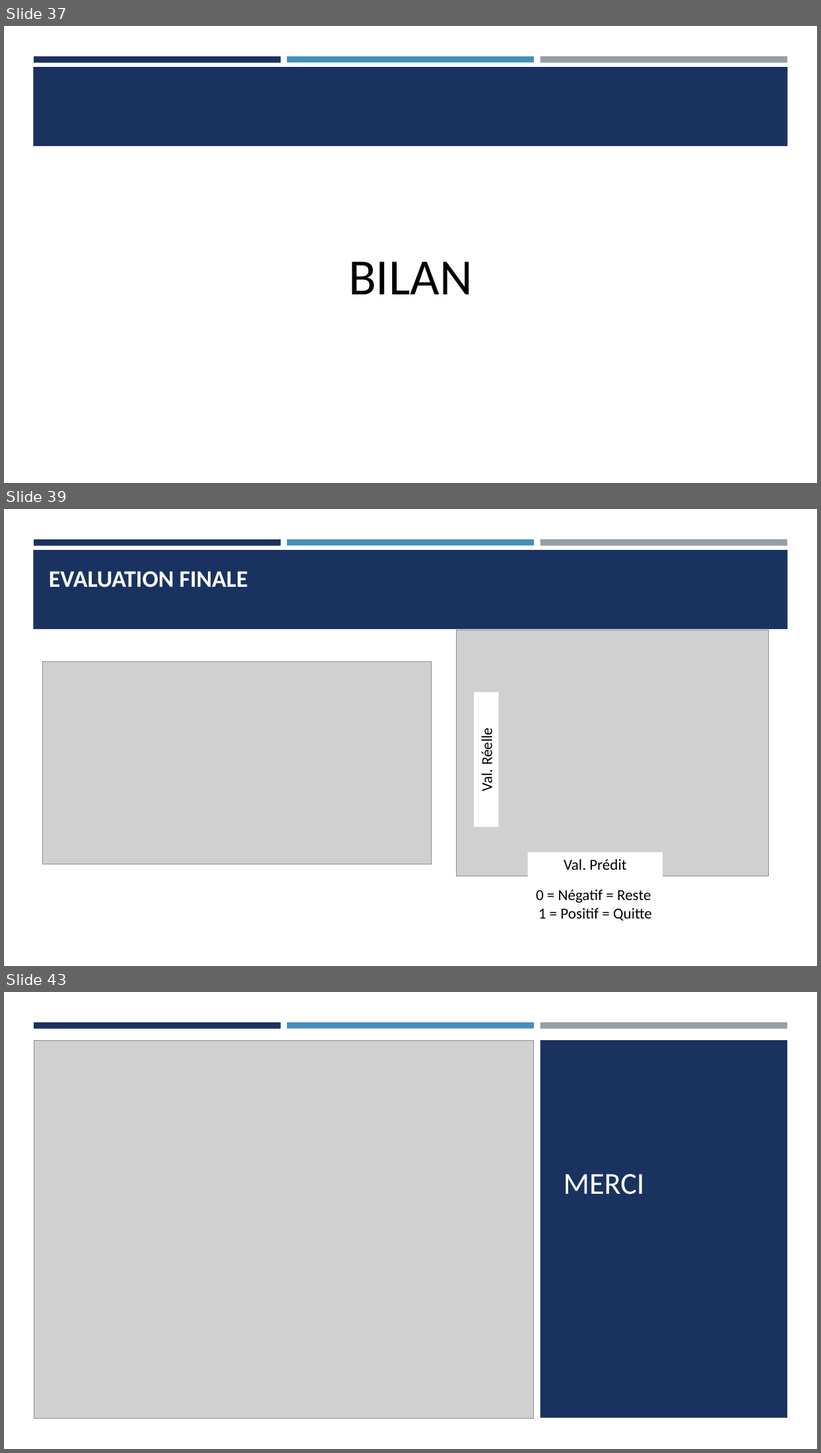
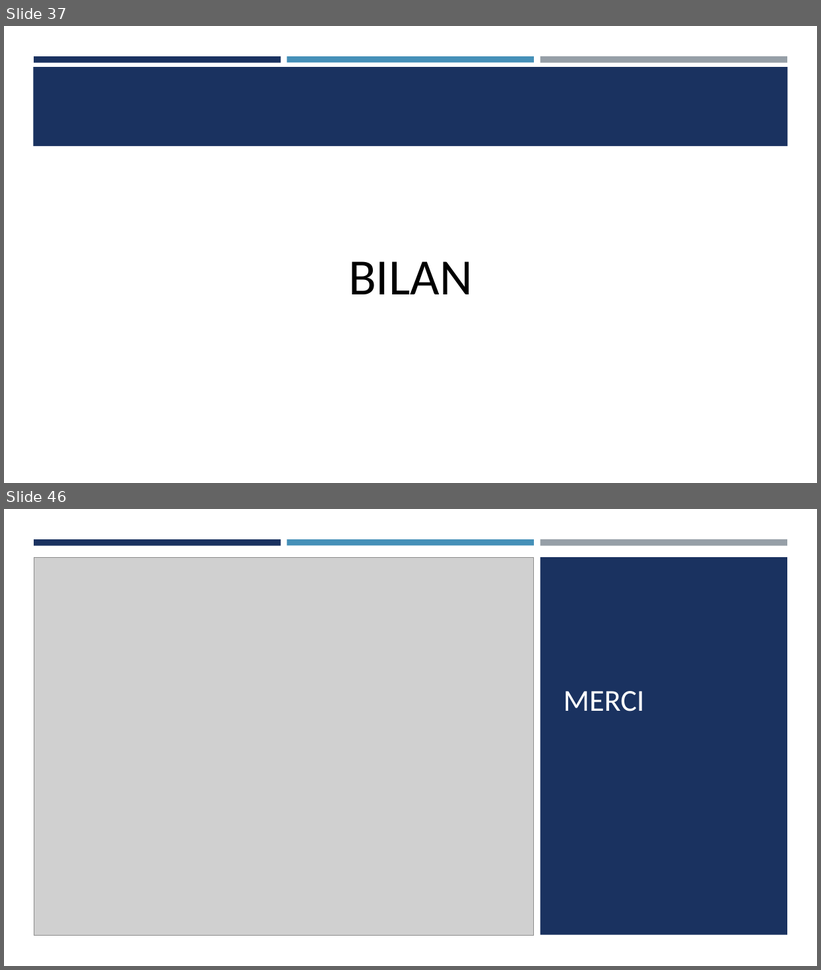
Before and after one commit to Ace4teaM/OCR-NovaTech, a slide deck: Presentation.pptx. Shown one above the other, each under a label of ours: slides 37, 39 and 43 before the commit, slides 37 and 46 after it; the slides between them are not shown. The pictures are 821x1453 and 821x970 pixels, drawn with LibreOffice and Linux fonts; fonts in the diff are those of the drawing; grey boxes stand for pictures. Boxes give left, top, right and bottom in pixels: in the first picture for what was removed or moved away, otherwise in the second. Text is boxed around its words. In the diff, an @@ line names an element or a change of style, - is before the commit and + after.

```diff
--- a/Presentation.pptx
+++ b/Presentation.pptx
@@ slide 39 removed at (4, 509, 817, 966), background #FFFFFF; not listed: 4 template elements that a slide beside it also shows @@
@@ title removed at (49, 571, 248, 588) @@
-EVALUATION FINALE
@@ picture removed at (457, 630, 769, 876) @@
@@ picture removed at (43, 662, 432, 865) @@
@@ rectangle removed at (474, 692, 498, 827) @@
-Val. Réelle
@@ rectangle removed at (528, 852, 663, 877) @@
-Val. Prédit
@@ text removed at (536, 890, 652, 921) @@
-0 = Négatif = Reste
-1 = Positif = Quitte
@@ what was slide 43 is now slide 46 @@
```
Also in this commit, not shown: 4 slides changed, 5 slides added, 1 other slide removed, 13 other files.
